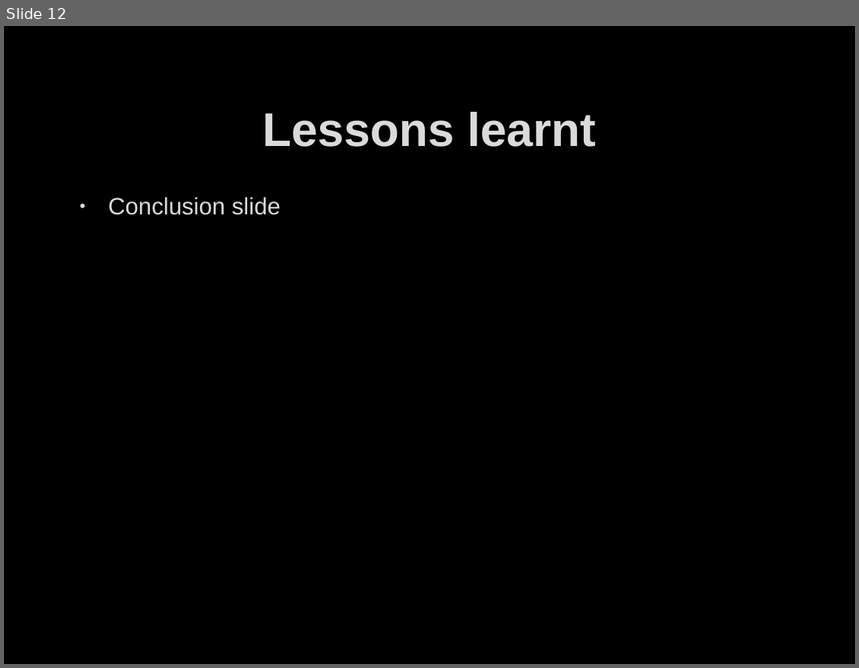
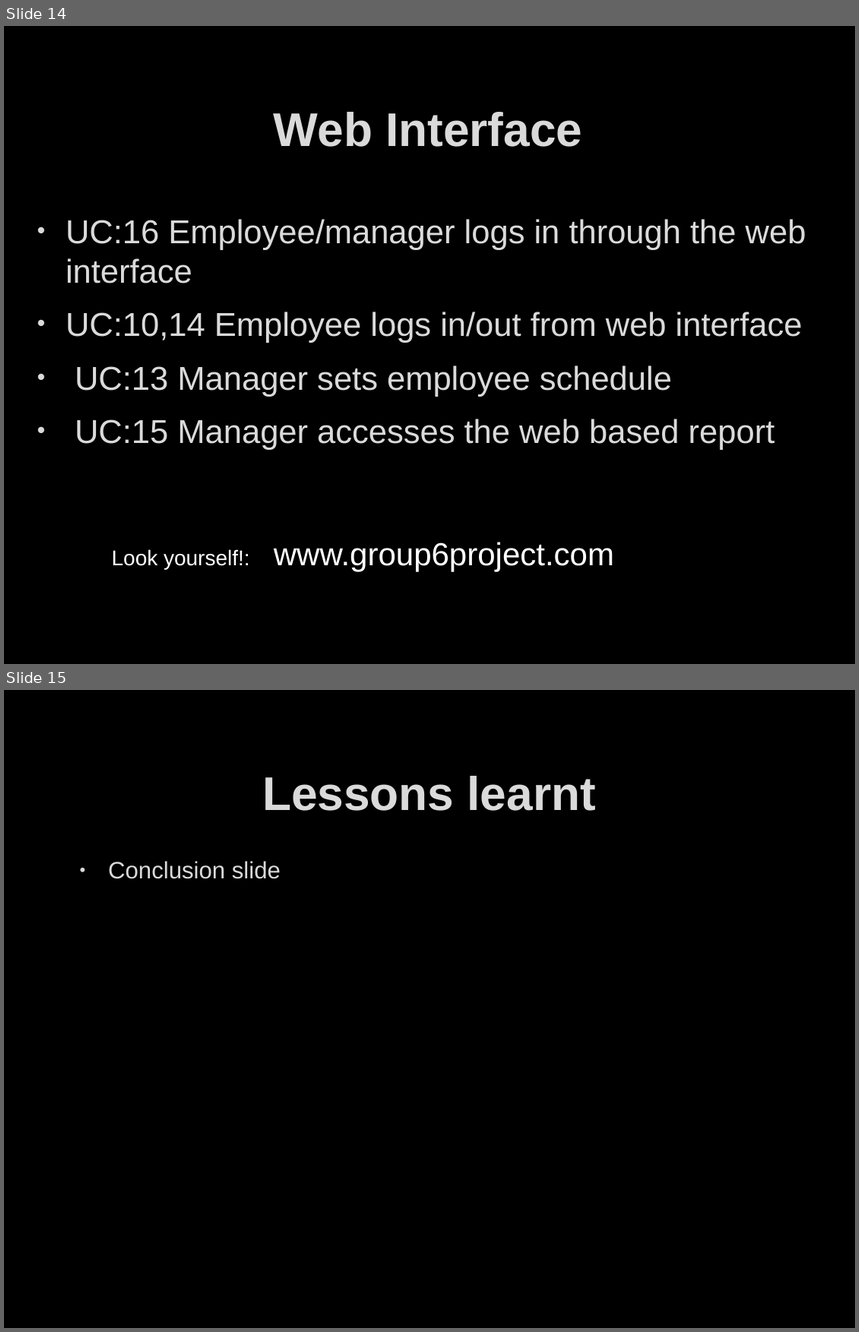
Before and after one commit to ddave2122/Group6, a slide deck: MobAppFinalPresent.pptx. Shown one above the other, each under a label of ours: slide 12 before the commit, slides 14 and 15 after it. The pictures are 859x668 and 859x1332 pixels, drawn with LibreOffice and Linux fonts; fonts in the diff are those of the drawing; background and template pictures are left out. Boxes give left, top, right and bottom in pixels: in the first picture for what was removed or moved away, otherwise in the second. Text is boxed around its words. In the diff, an @@ line names an element or a change of style, - is before the commit and + after.

Commit message:
Look at the presentation
David: you need to add a few slides

```diff
--- a/MobAppFinalPresent.pptx
+++ b/MobAppFinalPresent.pptx
@@ slide 14 added at box(4, 26, 855, 664), background picture (left out) @@
@@ title added at box(274, 112, 582, 147), 40 pt, text #DADADA, bold @@
+Web Interface
@@ text added at box(66, 219, 807, 450), 28 pt, text #DADADA @@
+• UC:16 Employee/manager logs in through the web interface
+• UC:10,14 Employee logs in/out from web interface
+• UC:13 Manager sets employee schedule
+• UC:15 Manager accesses the web based report
@@ text added at box(112, 542, 614, 572), 27 pt, text #FFFFFF @@
+Look yourself!: www.group6project.com
@@ what was slide 12 is now slide 15 @@
```
Also in this commit, not shown: 8 other slides added, 6 slides removed, 1 other file.
